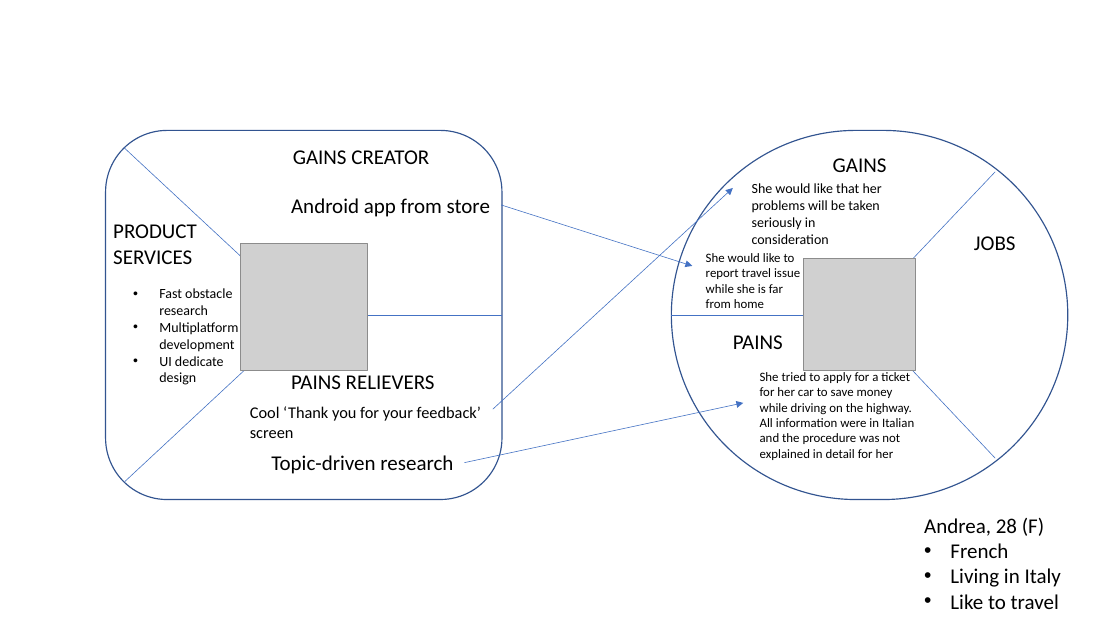
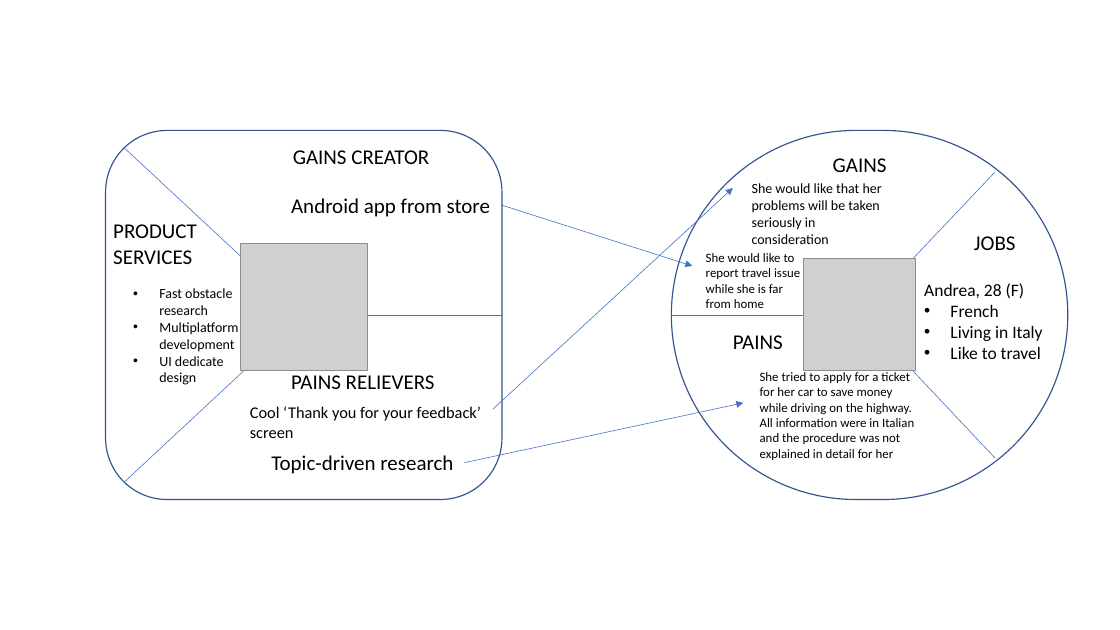
Before and after one commit to gatewayhackaton/brussels-challenge, a slide deck: slide 2 of docs/ValuePropositionCanvas.pptx. Drawn at 1120x630 pixels with LibreOffice and Linux fonts; fonts in the diff are those of the drawing; grey boxes stand for pictures. Boxes give left, top, right and bottom in pixels: in the first picture for what was removed or moved away, otherwise in the second. Text is boxed around its words. In the diff, an @@ line names an element or a change of style, - is before the commit and + after.

```diff
--- a/docs/ValuePropositionCanvas.pptx
+++ b/docs/ValuePropositionCanvas.pptx
@@ text "Andrea, 28 (F)": place and size @@
-text "Andrea, 28 (F)" at [924, 518, 1061, 609]
+text "Andrea, 28 (F)" at [924, 283, 1042, 359]
@@ text "Andrea, 28 (F)" at [924, 283, 1042, 359]: size 18 to 15 pt @@
```
Also in this commit, not shown: 1 slide added, 1 other file.
